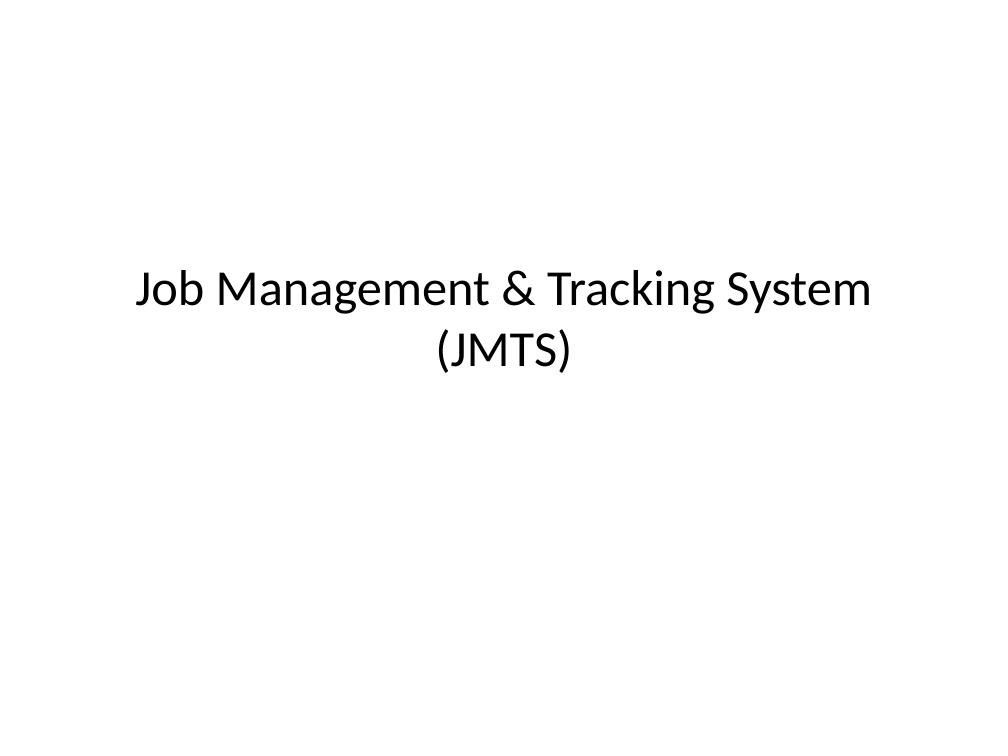
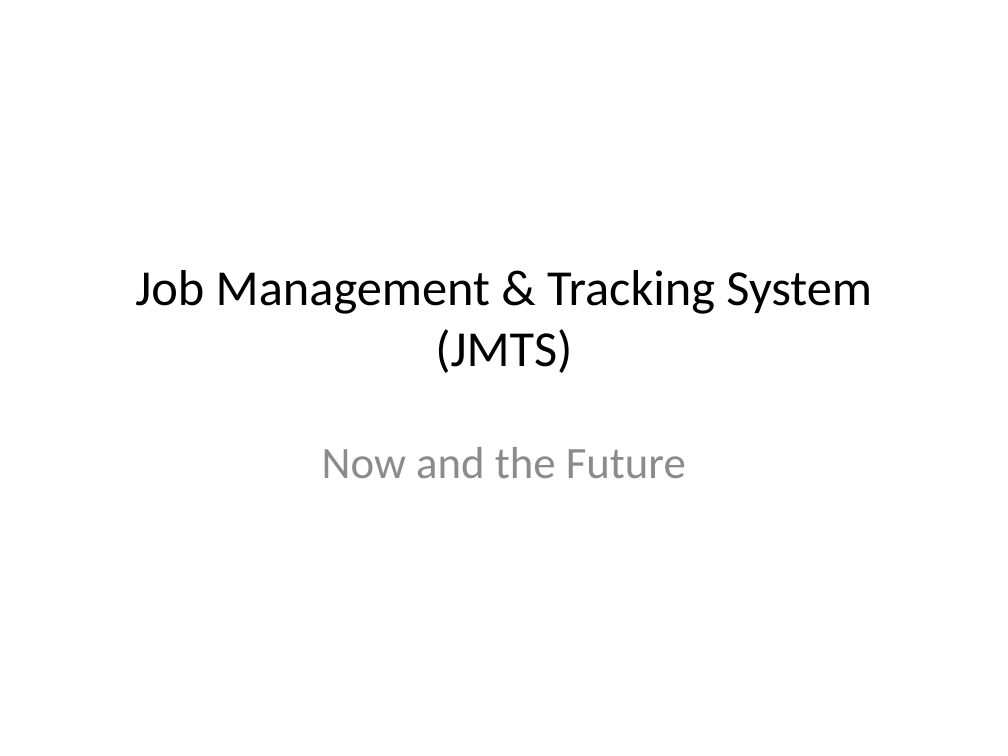
Before and after one commit to DPBandA/job-management-tracking-system, a slide deck: slide 1 of doc/Job Management & Tracking System Presentation.pptx. Drawn at 1008x756 pixels with LibreOffice and Linux fonts; fonts in the diff are those of the drawing. Boxes give left, top, right and bottom in pixels: in the first picture for what was removed or moved away, otherwise in the second. Text is boxed around its words. In the diff, an @@ line names an element or a change of style, - is before the commit and + after.

```diff
--- a/doc/Job Management & Tracking System Presentation.pptx
+++ b/doc/Job Management & Tracking System Presentation.pptx
@@ subtitle added at (x1=322, y1=447, x2=686, y2=478), 32 pt, text #8C8C8C @@
+Now and the Future
```
Also in this commit, not shown: 5 slides added, 1 slide removed, 3 other files.
